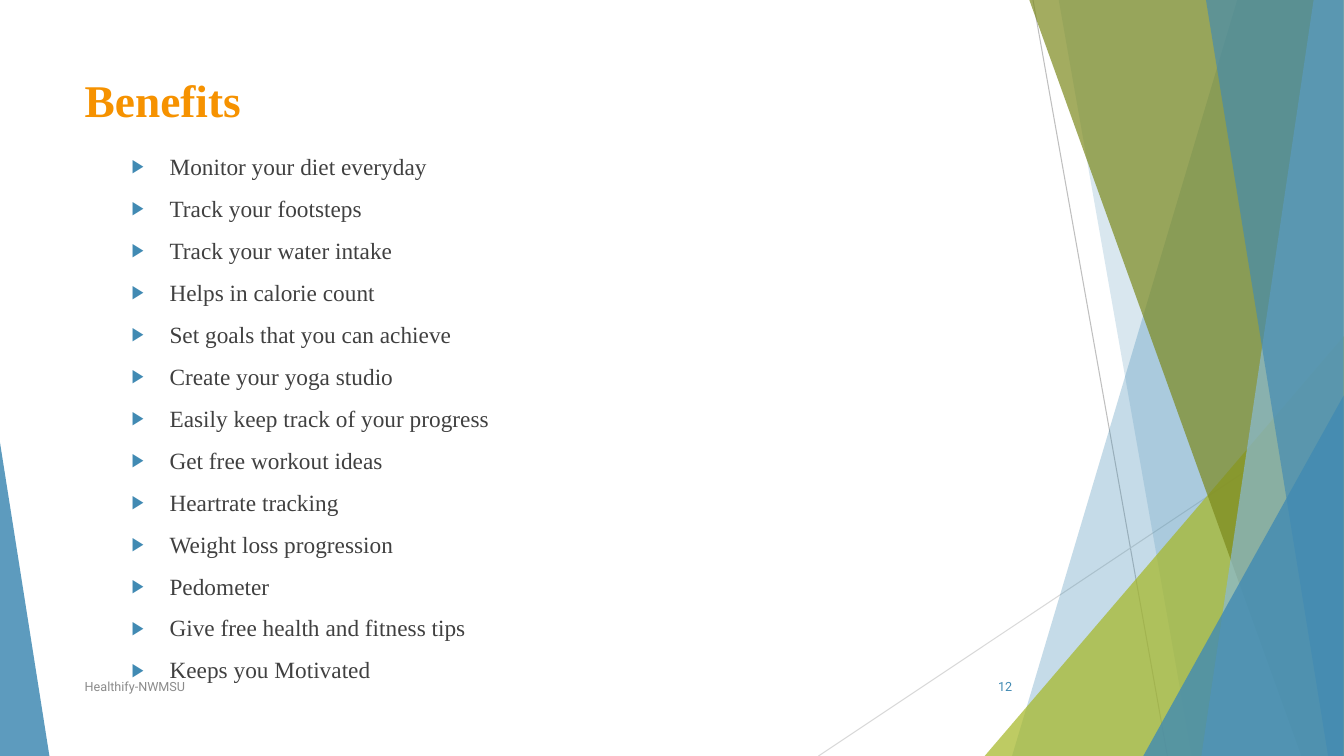
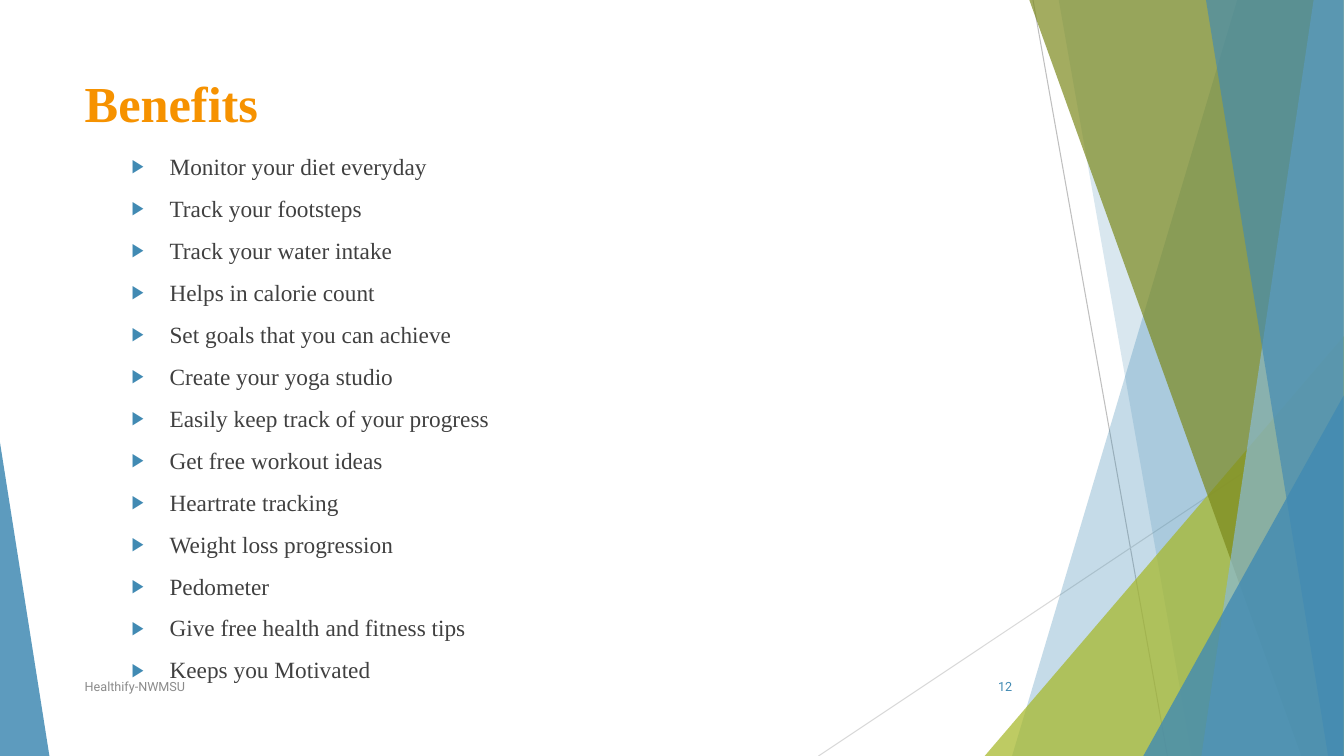
Before and after one commit to sowmyathogiti/Healthify, a slide deck: slide 12 of Healthify-NWMSU.pptx. Drawn at 1344x756 pixels with LibreOffice and Linux fonts; fonts in the diff are those of the drawing. Boxes give left, top, right and bottom in pixels: in the first picture for what was removed or moved away, otherwise in the second. Text is boxed around its words. In the diff, an @@ line names an element or a change of style, - is before the commit and + after.

```diff
--- a/Healthify-NWMSU.pptx
+++ b/Healthify-NWMSU.pptx
@@ title "Benefits" at [85, 86, 258, 123]: size 32.4 to 36 pt @@
```
Also in this commit, not shown: 4 other slides changed.
